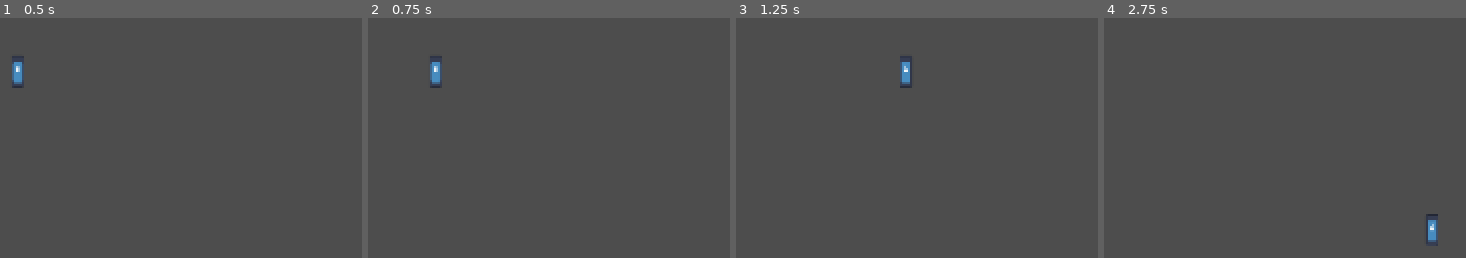
Above: before the commit, frames 1-4 (left to right).
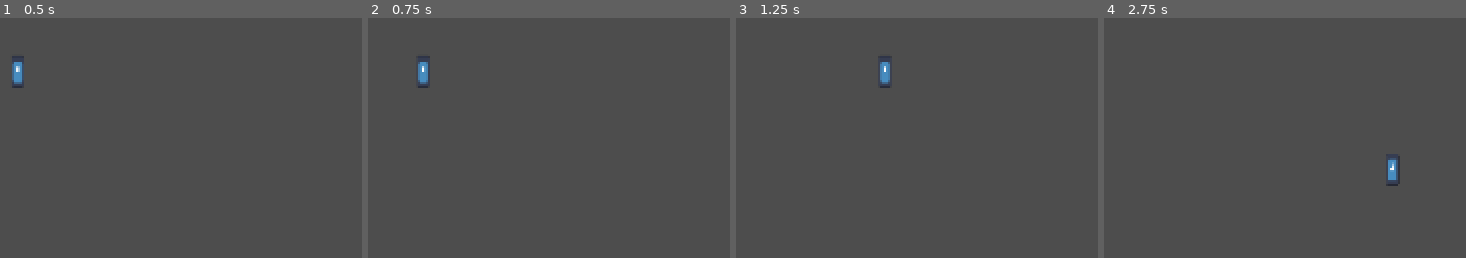
Above: after the commit, the same moments.

Repository: BurntToaster-Pirate15/Project-Prometheus
Game: Godot game, scene res://scenes/player.tscn
Same seed, same stepped clock (60 frames per second), same inputs: the game is played once before the commit and once after it. This scene is started directly instead of the project's main scene. The engine's default icon, where the game draws it, is replaced by a stand-in: a white triangle on a blue panel in a dark square.
Inputs:
- Up to frame 1 (0.5 s): no input
- Up to frame 2 (0.75 s): tap Enter at 0.5 s; hold D (right) from 0.53 s (still down); hold Shift (Dash) from 0.53 s (still down)
- Up to frame 3 (1.25 s): keep holding D (right); keep holding Shift (Dash)
- Up to frame 4 (2.75 s): release D (right) at 1.28 s; release Shift (Dash) at 1.28 s; hold S (down) 1.28-2.03 s; tap Shift (Dash) at 1.35 s; hold D (right) from 2.03 s (still down); hold Shift (Dash) from 2.03 s (still down)

Frame 1 is identical in both runs. In frame 2, 0.6% of the frame differs, in the area x 13-21%, y 15-30%; in frame 3, 0.7%; in frame 4, 0.7%, in the area x 77-93%, y 57-95%.

Commit message:
fix: convert dashes into sprinting

Diff:
--- a/scripts/player.gd
+++ b/scripts/player.gd
@@ -5,11 +5,10 @@
 
 @export_category("movement settings")
 @export var SPEED: float = 100.0
-@export var DASH_SPEED: float = 200.0
-@export var DASHING_TIME: float = 0.5
+@export var SPRINT_SPEED: float = 200.0
 @export var movement_type: MOVEMENT_TYPE = MOVEMENT_TYPE.PIXEL_BASED
 
-var is_dashing: bool = false
+var is_sprinting: bool = true
 var is_moving: bool = false
 
 var dash_direction: Vector2
@@ -53,14 +52,10 @@
 func move_pixel(direction: Vector2):
 	var speed := SPEED
 
-	if Input.is_action_just_pressed("Dash") && !is_dashing:
-		is_dashing = true
-		dash_direction = direction
-		timer.start(DASHING_TIME)
-
-	if is_dashing:
-		speed = DASH_SPEED
-		direction = dash_direction
+	if Input.is_action_pressed("Dash"):
+		is_sprinting = !is_sprinting
+	if is_sprinting:
+		speed = SPRINT_SPEED
 
 	velocity = direction * speed
 
@@ -76,6 +71,3 @@
 		move_pixel(direction)
 	else:
 		move_grid(direction)
-
-func _on_dash_timer_timeout():
-	is_dashing = false
